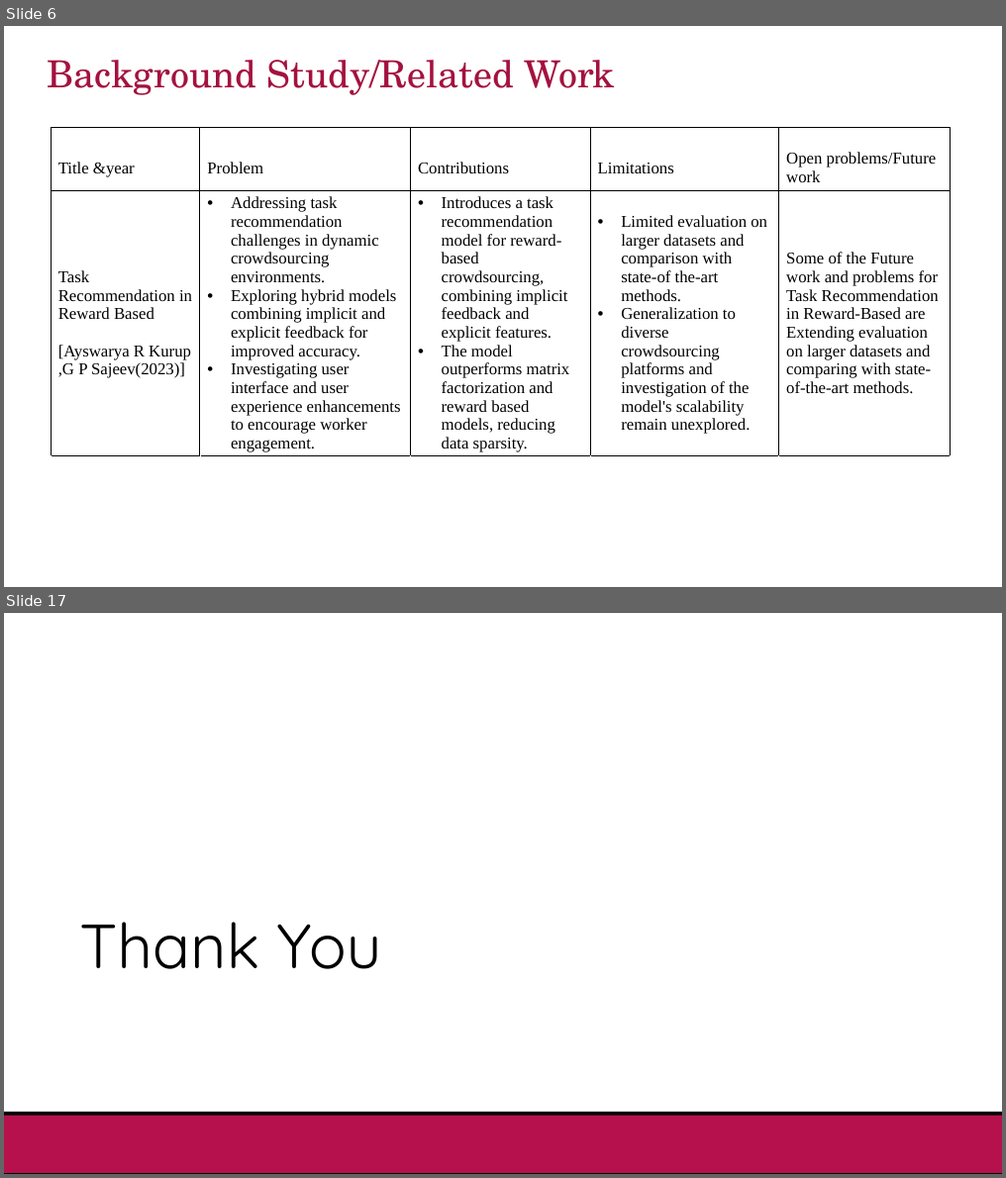
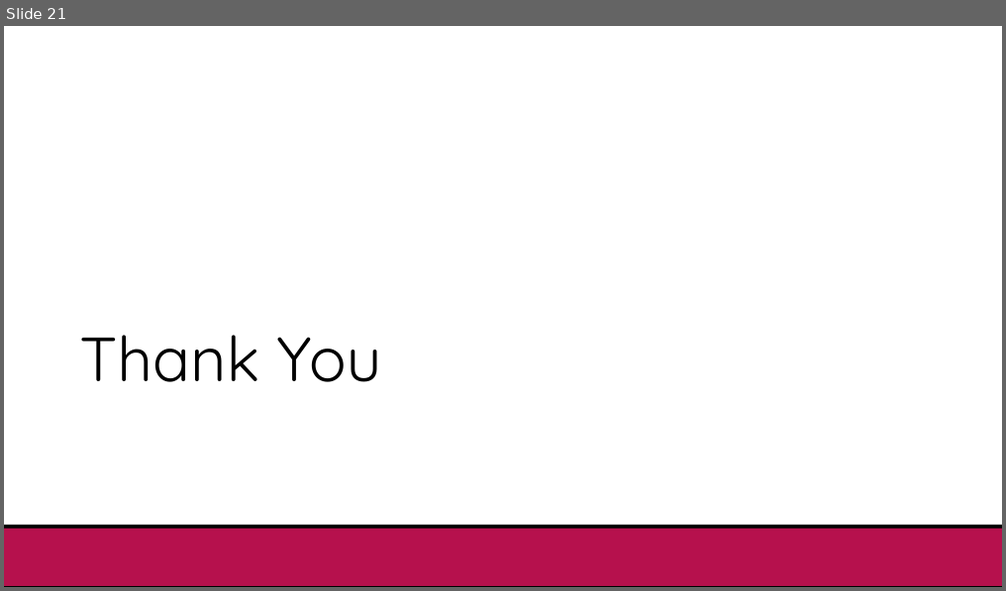
Before and after one commit to manikantathota23/Effective-Task-Allocation-and-Failure-detection, a slide deck: Documentation/First_review_D6.pptx. Shown one above the other, each under a label of ours: slides 6 and 17 before the commit, slide 21 after it; the slides between them are not shown. The pictures are 1006x1178 and 1006x591 pixels, drawn with LibreOffice and Linux fonts; fonts in the diff are those of the drawing; background and template pictures are left out. Boxes give left, top, right and bottom in pixels: in the first picture for what was removed or moved away, otherwise in the second. Text is boxed around its words. In the diff, an @@ line names an element or a change of style, - is before the commit and + after.

```diff
--- a/Documentation/First_review_D6.pptx
+++ b/Documentation/First_review_D6.pptx
@@ slide 6 removed at (4, 26, 1002, 587), background #FFFFFF @@
@@ title removed at (48, 60, 615, 95) @@
-Background Study/Related Work
@@ table removed at (51, 127, 948, 528), 3 rows, 5 columns @@
-Title &year | Problem | Contributions | Limitations | Open problems/Future work
-Task Recommendation in Reward Based / [Ayswarya R Kurup ,G P Sajeev(2023)] | Addressing task recommendation challenges in dynamic crowdsourcing environments. / Exploring hybrid models combining implicit and explicit feedback for improved accuracy. / Investigating user interface and user experience enhancements to encourage worker engagement. | Introduces a task recommendation model for reward-based crowdsourcing, combining implicit feedback and explicit features. / The model outperforms matrix factorization and reward based models, reducing data sparsity. | Limited evaluation on larger datasets and comparison with state-of the-art methods. / Generalization to diverse crowdsourcing platforms and investigation of the model's scalability remain unexplored. | Some of the Future work and problems for Task Recommendation in Reward-Based are Extending evaluation on larger datasets and comparing with state-of-the-art methods.
- |  |  |  | 
@@ what was slide 17 is now slide 21 @@
```
Also in this commit, not shown: 5 slides changed, 15 slides added, 10 other slides removed, 2 other files.
